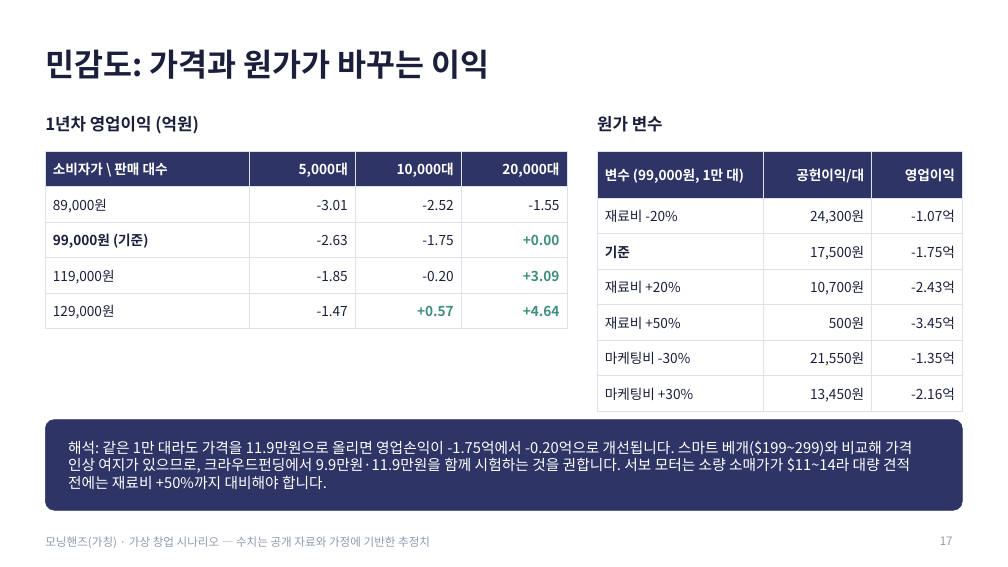
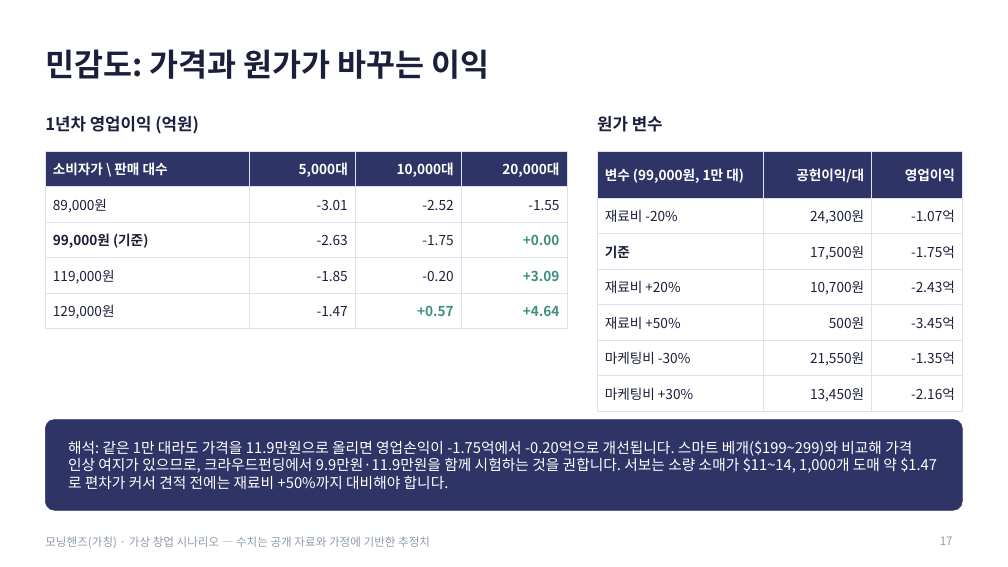
Before and after one commit to g975682-source/-, a slide deck: slide 17 of MorningHands_Business_Analysis.pptx. Drawn at 1008x567 pixels with LibreOffice and Linux fonts; fonts in the diff are those of the drawing. Boxes give left, top, right and bottom in pixels: in the first picture for what was removed or moved away, otherwise in the second. Text is boxed around its words. In the diff, an @@ line names an element or a change of style, - is before the commit and + after.

```diff
--- a/MorningHands_Business_Analysis.pptx
+++ b/MorningHands_Business_Analysis.pptx
@@ text at [68,441,937,489]: text changed @@
-해석: 같은 1만 대라도 가격을 11.9만원으로 올리면 영업손익이 -1.75억에서 -0.20억으로 개선됩니다. 스마트 베개($199~299)와 비교해 가격 인상 여지가 있으므로, 크라우드펀딩에서 9.9만원·11.9만원을 함께 시험하는 것을 권합니다. 서보 모터는 소량 소매가가 $11~14라 대량 견적 전에는 재료비 +50%까지 대비해야 합니다.
+해석: 같은 1만 대라도 가격을 11.9만원으로 올리면 영업손익이 -1.75억에서 -0.20억으로 개선됩니다. 스마트 베개($199~299)와 비교해 가격 인상 여지가 있으므로, 크라우드펀딩에서 9.9만원·11.9만원을 함께 시험하는 것을 권합니다. 서보는 소량 소매가 $11~14, 1,000개 도매 약 $1.47로 편차가 커서 견적 전에는 재료비 +50%까지 대비해야 합니다.
```
Also in this commit, not shown: 10 other slides changed.
